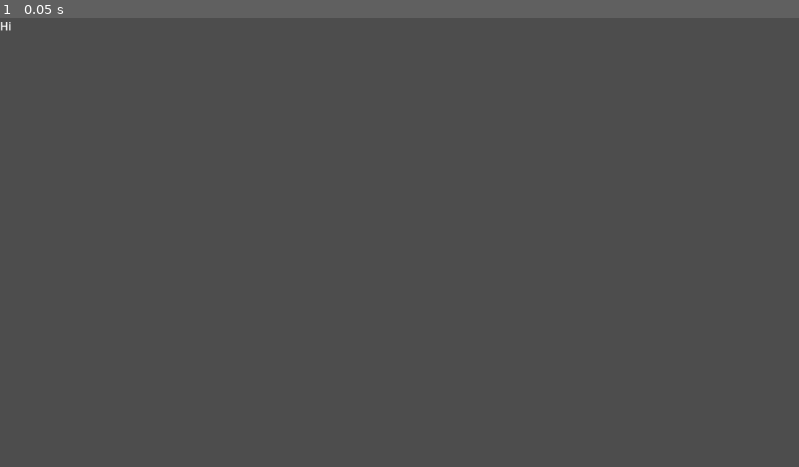
Above: before the commit, frame 1.
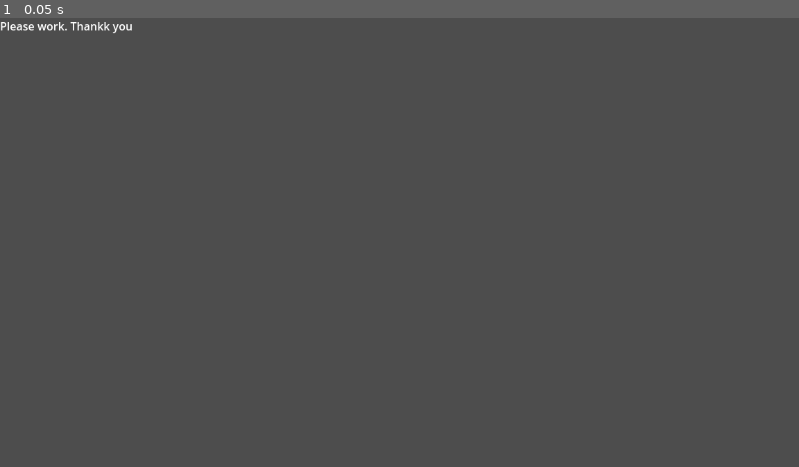
Above: after the commit, the same moment.

Repository: Train-Nerds/Train-Simulator
Game: Godot game, scene res://Scenes/node_2d.tscn
Same seed, same stepped clock (60 frames per second), same inputs: the game is played once before the commit and once after it. Before the commit the project starts from res://hello.tscn.
Inputs:
- Up to frame 1 (0.05 s): no input

The runs differ from the first frame. In frame 1, 0.2% of the frame differs, in the area x 0-17%, y 0-4%.

Commit message:
plz hlp
oiusdriouydf dyigfidsub sdiugiudui

Co-Authored-By: bneill7 <149976886+bneill7@users.noreply.github.com>

Diff:
--- a/Train Simulation/Hello.gd
+++ /dev/null
@@ -1,11 +0,0 @@
-extends Node2D
-
-
-# Called when the node enters the scene tree for the first time.
-func _ready():
-	pass # Replace with function body.
-
-
-# Called every frame. 'delta' is the elapsed time since the previous frame.
-func _process(delta):
-	$Label.text = "Hi"
--- a/Train Simulation/Node2D.gd
+++ /dev/null
@@ -1,11 +0,0 @@
-extends Node2D
-
-
-# Called when the node enters the scene tree for the first time.
-func _ready():
-	pass # Replace with function body.
-
-
-# Called every frame. 'delta' is the elapsed time since the previous frame.
-func _process(delta):
-	pass
--- /dev/null
+++ b/Train Simulation/Scenes/node_2d.tscn
@@ -0,0 +1,8 @@
+[gd_scene format=3 uid="uid://clf0af6fd5tbn"]
+
+[node name="main" type="Node2D"]
+
+[node name="Label" type="Label" parent="."]
+offset_right = 40.0
+offset_bottom = 23.0
+text = "Please work. Thankk you"
--- a/Train Simulation/hello.tscn
+++ /dev/null
@@ -1,10 +0,0 @@
-[gd_scene load_steps=2 format=3 uid="uid://b340e0cwttg1j"]
-
-[ext_resource type="Script" path="res://Hello.gd" id="1_78qcm"]
-
-[node name="Hello" type="Node2D"]
-script = ExtResource("1_78qcm")
-
-[node name="Label" type="Label" parent="."]
-offset_right = 40.0
-offset_bottom = 23.0
--- a/Train Simulation/icon.svg
+++ /dev/null
@@ -1 +0,0 @@
-<svg height="128" width="128" xmlns="http://www.w3.org/2000/svg"><rect x="2" y="2" width="124" height="124" rx="14" fill="#363d52" stroke="#212532" stroke-width="4"/><g transform="scale(.101) translate(122 122)"><g fill="#fff"><path d="M105 673v33q407 354 814 0v-33z"/><path d="m105 673 152 14q12 1 15 14l4 67 132 10 8-61q2-11 15-15h162q13 4 15 15l8 61 132-10 4-67q3-13 15-14l152-14V427q30-39 56-81-35-59-83-108-43 20-82 47-40-37-88-64 7-51 8-102-59-28-123-42-26 43-46 89-49-7-98 0-20-46-46-89-64 14-123 42 1 51 8 102-48 27-88 64-39-27-82-47-48 49-83 108 26 42 56 81zm0 33v39c0 276 813 276 814 0v-39l-134 12-5 69q-2 10-14 13l-162 11q-12 0-16-11l-10-65H446l-10 65q-4 11-16 11l-162-11q-12-3-14-13l-5-69z" fill="#478cbf"/><path d="M483 600c0 34 58 34 58 0v-86c0-34-58-34-58 0z"/><circle cx="725" cy="526" r="90"/><circle cx="299" cy="526" r="90"/></g><g fill="#414042"><circle cx="307" cy="532" r="60"/><circle cx="717" cy="532" r="60"/></g></g></svg>
--- a/Train Simulation/node_2d.tscn
+++ /dev/null
@@ -1,3 +0,0 @@
-[gd_scene format=3 uid="uid://dauj08sgck80i"]
-
-[node name="main" type="Node2D"]
--- a/Train Simulation/project.godot
+++ b/Train Simulation/project.godot
@@ -11,9 +11,8 @@
 [application]
 
 config/name="Train Simulation"
-run/main_scene="res://hello.tscn"
+run/main_scene="res://Scenes/node_2d.tscn"
 config/features=PackedStringArray("4.2", "GL Compatibility")
-config/icon="res://icon.svg"
 
 [rendering]
 
Not shown, removed: Train Simulation/icon.svg.import
